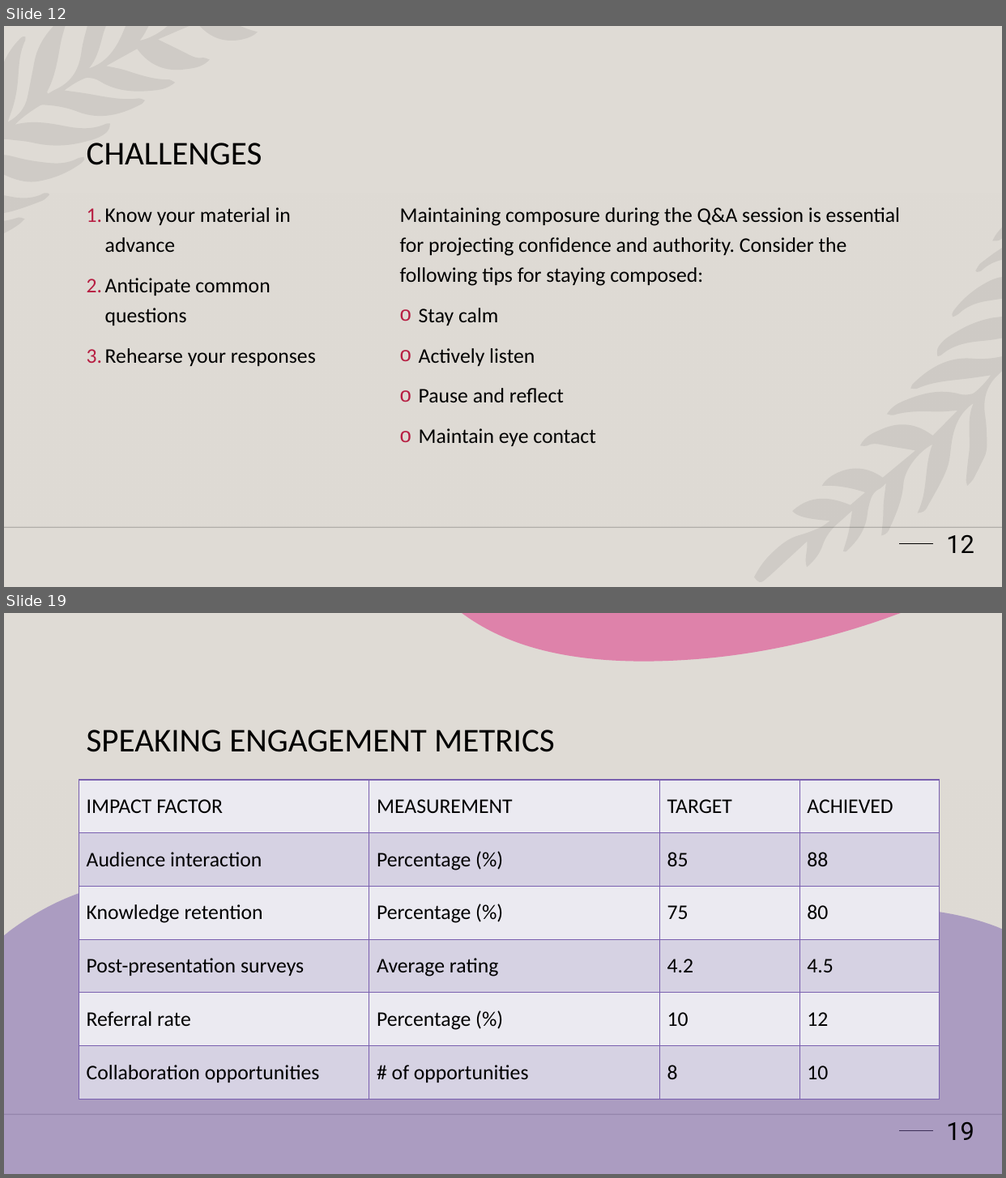
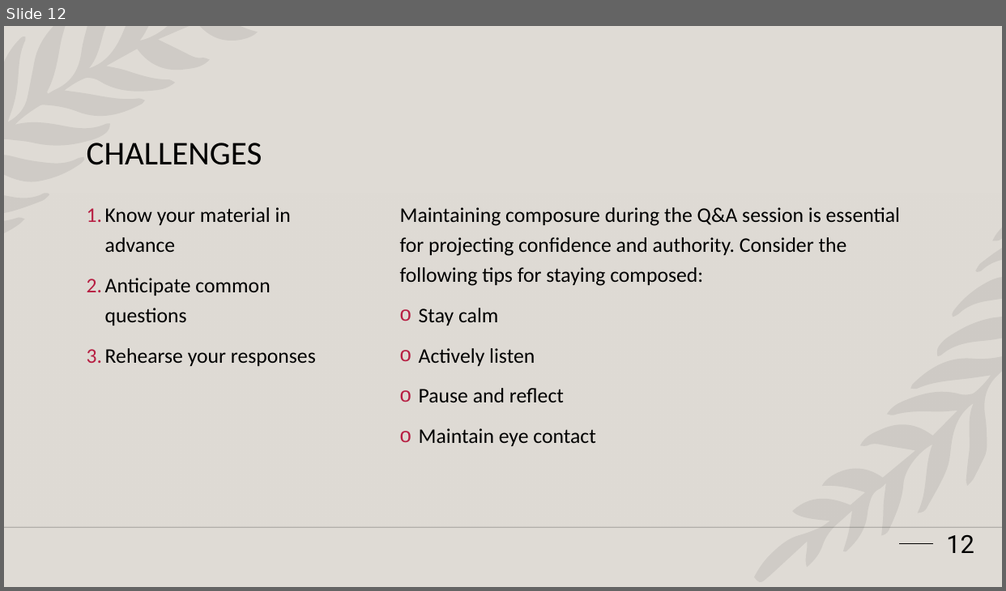
Before and after one commit to seli-hom/Unix-Final, a slide deck: Unix Presentation.pptx. Shown one above the other, each under a label of ours: slides 12 and 19 before the commit, slide 12 after it; the slides between them are not shown. The pictures are 1006x1178 and 1006x591 pixels, drawn with LibreOffice and Linux fonts; fonts in the diff are those of the drawing; background and template pictures are left out. Boxes give left, top, right and bottom in pixels: in the first picture for what was removed or moved away, otherwise in the second. Text is boxed around its words. In the diff, an @@ line names an element or a change of style, - is before the commit and + after.

```diff
--- a/Unix Presentation.pptx
+++ b/Unix Presentation.pptx
@@ slide 19 removed at (4,613,1002,1174), background #DFDBD5; not listed: 3 template elements that a slide beside it also shows @@
@@ freeform shape removed at (462,613,900,662) @@
@@ title removed at (87,730,555,752) @@
-SPEAKING ENGAGEMENT METRICS
@@ table removed at (79,780,940,1100), 6 rows, 4 columns @@
-IMPACT FACTOR | MEASUREMENT | TARGET | ACHIEVED
-Audience interaction | Percentage (%) | 85 | 88
-Knowledge retention | Percentage (%) | 75 | 80
-Post-presentation surveys | Average rating | 4.2 | 4.5
-Referral rate | Percentage (%) | 10 | 12
-Collaboration opportunities | # of opportunities | 8 | 10
@@ freeform shape removed at (4,881,1002,1174) @@
@@ page number removed at (946,1122,974,1140) @@
-19
```
Also in this commit, not shown: 3 slides changed, 3 slides added, 7 other slides removed.
